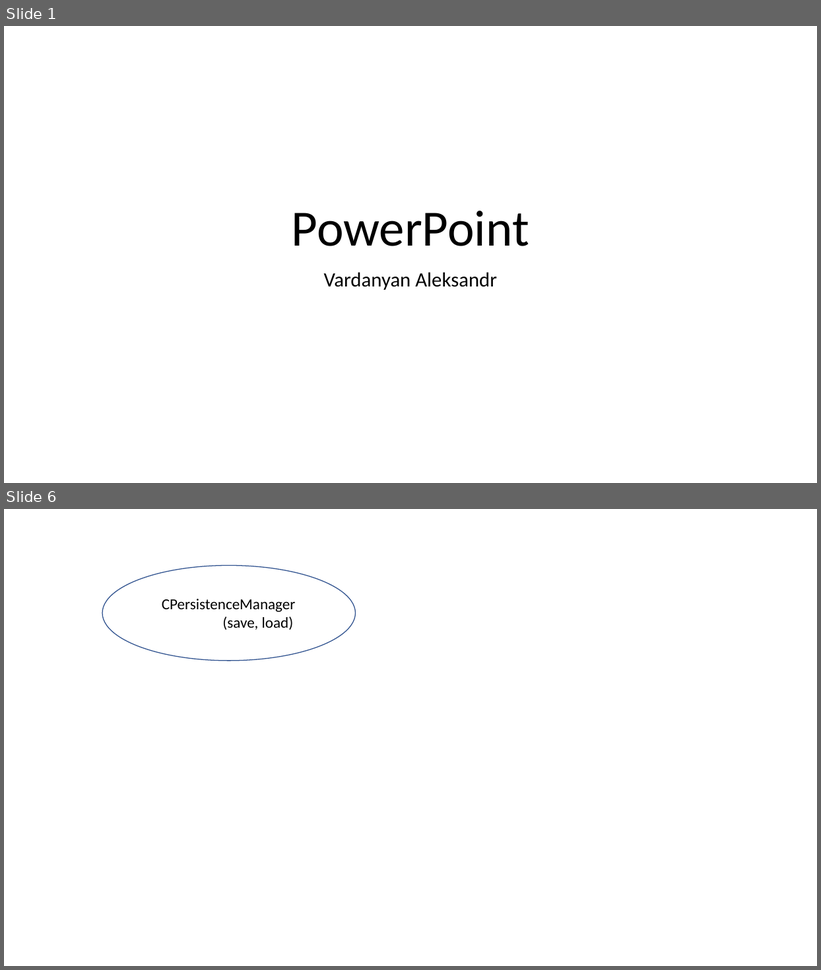
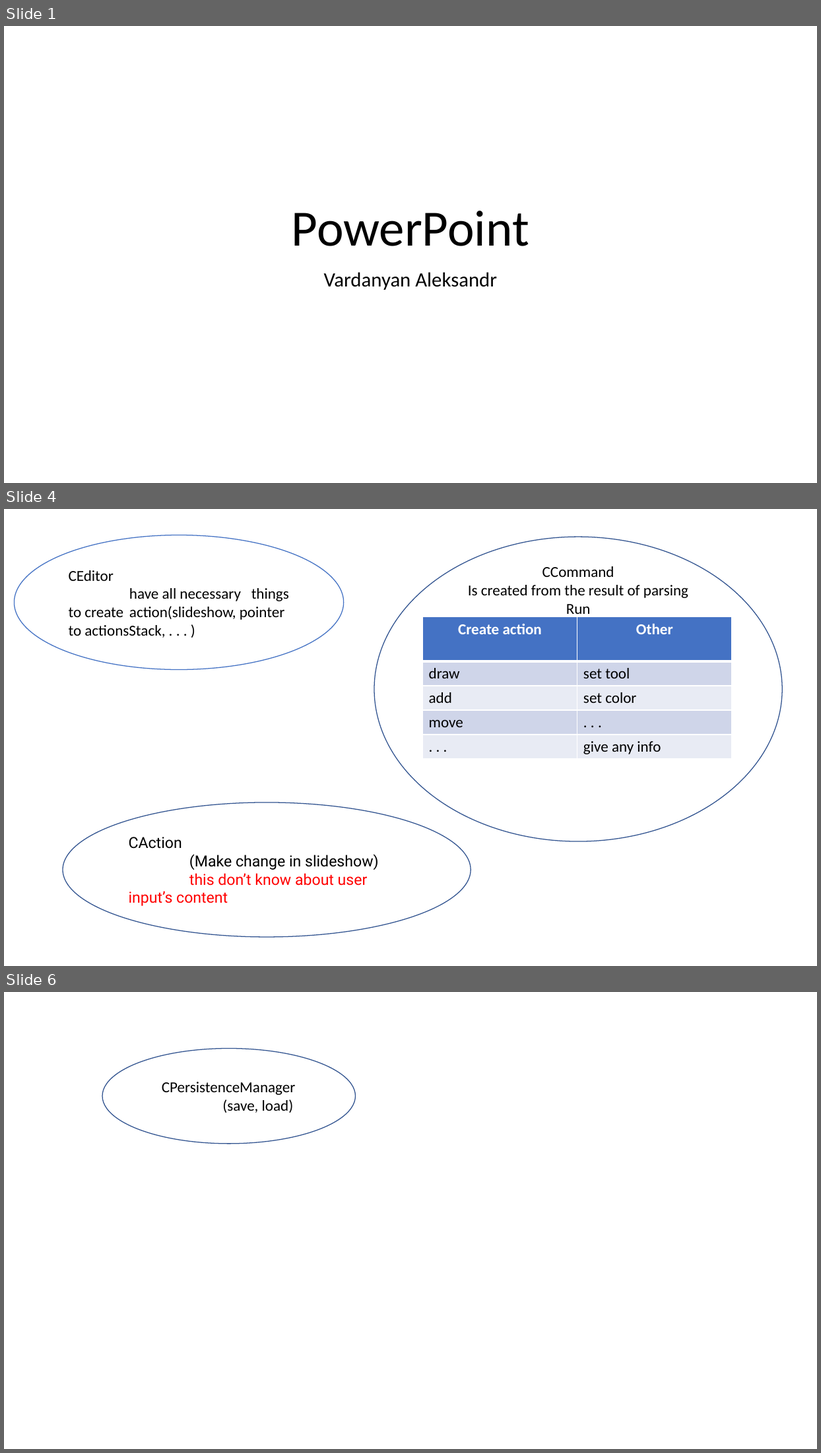
Before and after one commit to VardanyanAlex/PowerPoint, a slide deck: Powerpoint.pptx. Shown one above the other, each under a label of ours: slides 1 and 6 before the commit, slides 1, 4 and 6 after it; the slides between them are not shown. The pictures are 821x970 and 821x1453 pixels, drawn with LibreOffice and Linux fonts; fonts in the diff are those of the drawing. Boxes give left, top, right and bottom in pixels: in the first picture for what was removed or moved away, otherwise in the second. Text is boxed around its words. In the diff, an @@ line names an element or a change of style, - is before the commit and + after.

```diff
--- a/Powerpoint.pptx
+++ b/Powerpoint.pptx
@@ slide 4 added at <box>4,509,817,966</box>, background #FFFFFF @@
@@ ellipse added at <box>15,535,344,670</box>, fill #FFFFFF, outline #4472C4 1 pt, 18 pt, text #000000 @@
+CEditor
+have all necessary things to create action(slideshow, pointer to actionsStack, . . . )
@@ ellipse added at <box>374,537,782,842</box>, outline #325491 1 pt @@
@@ text added at <box>468,566,688,618</box>, 18 pt, text #000000 @@
+CCommand
+Is created from the result of parsing
+Run
@@ table added at <box>423,617,733,759</box>, 5 rows, 2 columns @@
+Create action | Other
+draw | set tool
+add | set color
+move | . . .
+. . . | give any info
@@ ellipse added at <box>63,803,471,938</box>, outline #325491 1 pt, 18 pt, text #FF0000 @@
+CAction
+(Make change in slideshow)
+this don’t know about user input’s content
```
Also in this commit, not shown: 3 slides changed, 1 slide removed.
